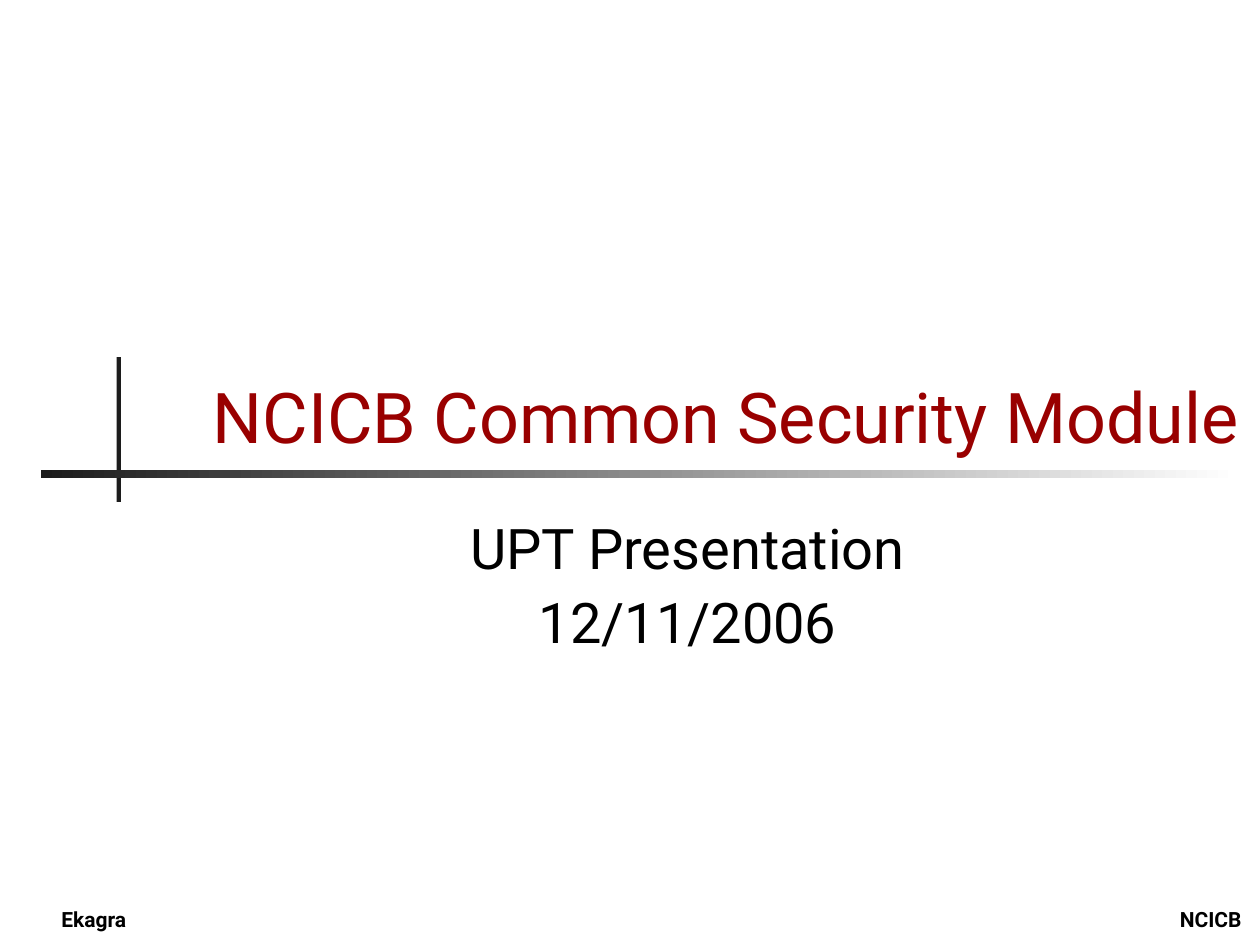
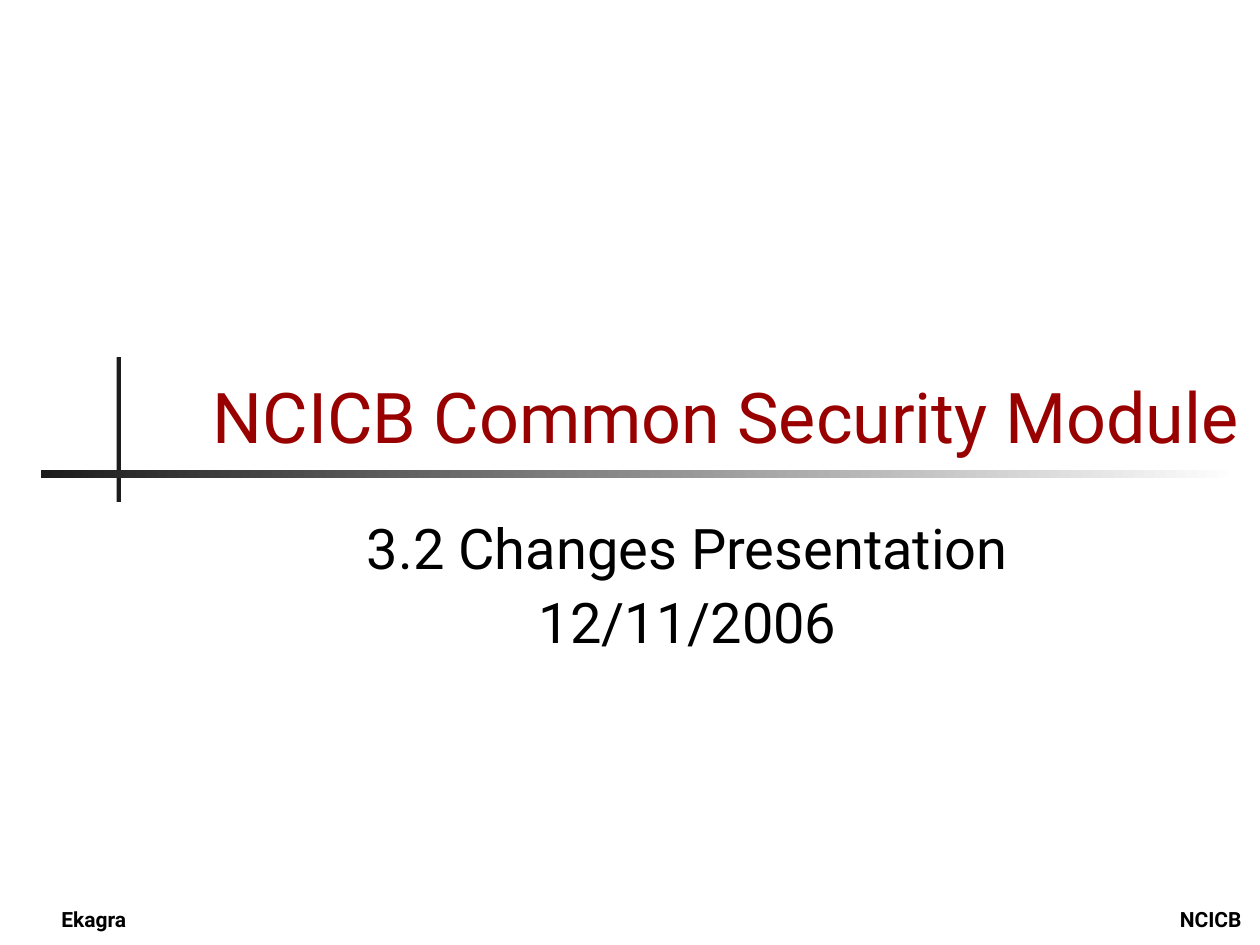
Before and after one commit to CBIIT/common-security-module-docs, a slide deck: slide 1 of Presentations/CSM_UPT_32_Presentation.ppt. Drawn at 1260x945 pixels with LibreOffice and Linux fonts; fonts in the diff are those of the drawing; background and template pictures are left out. Boxes give left, top, right and bottom in pixels: in the first picture for what was removed or moved away, otherwise in the second. Text is boxed around its words. In the diff, an @@ line names an element or a change of style, - is before the commit and + after.

```diff
--- a/Presentations/CSM_UPT_32_Presentation.ppt
+++ b/Presentations/CSM_UPT_32_Presentation.ppt
@@ subtitle at (x1=367, y1=527, x2=1008, y2=581): text changed @@
-UPT Presentation
+3.2 Changes Presentation
```
Also in this commit, not shown: 2 other slides changed, 5 slides added.
